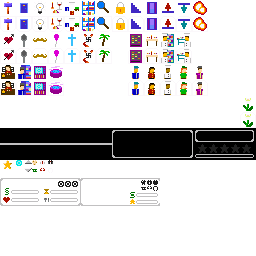
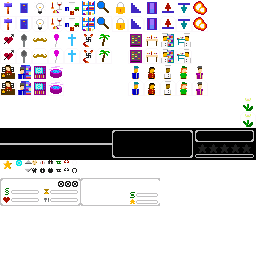
Layers edited between the first and the second (256, 256) image:
painted on "hud.png" over (32, 160, 158, 191)
